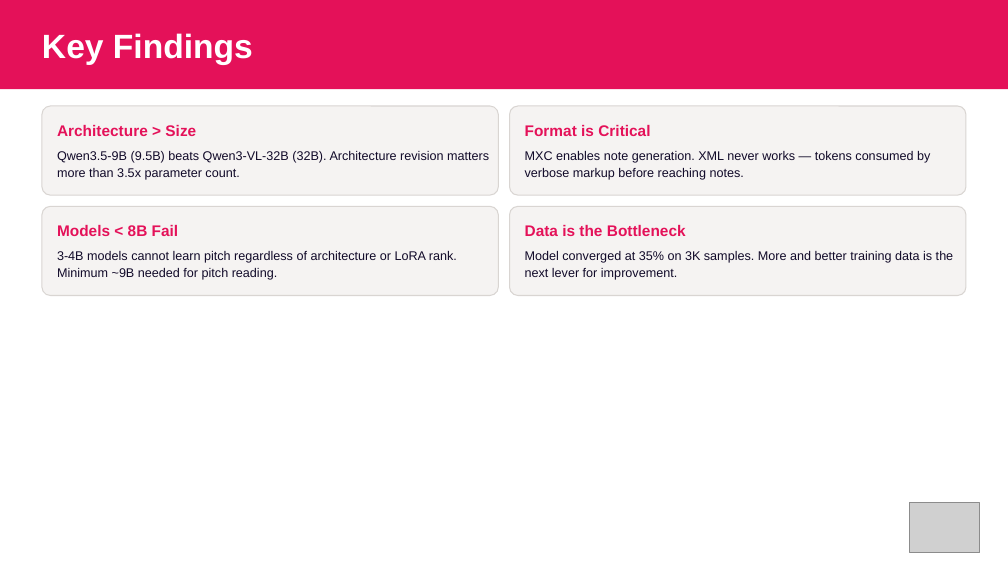
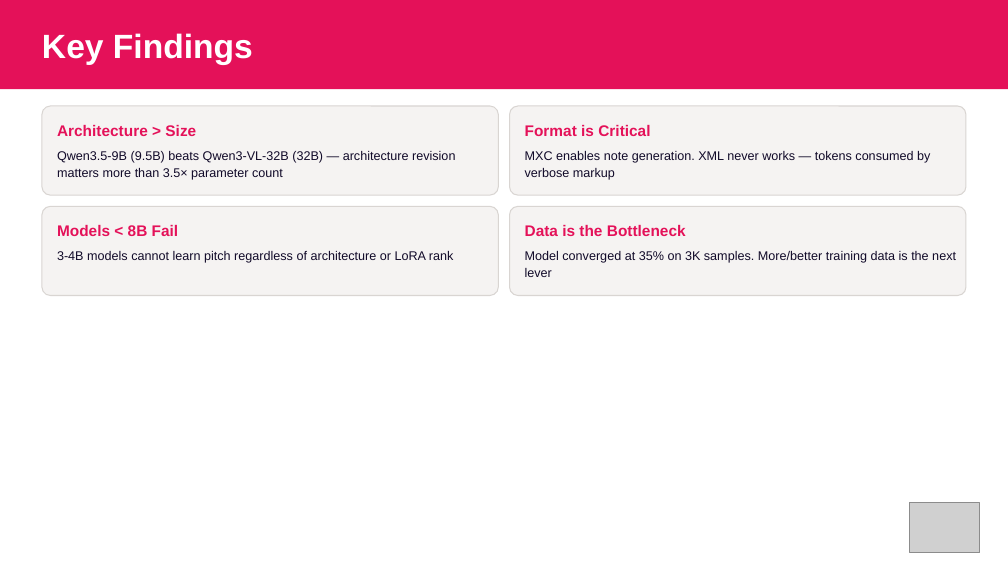
Before and after one commit to kungfuai/CVlization, a slide deck: slide 10 of examples/perception/optical_music_recognition/slides-omr-mxc/omr-mxc-results.pptx (slide 17 before the commit). Drawn at 1008x567 pixels with LibreOffice and Linux fonts; fonts in the diff are those of the drawing; grey boxes stand for pictures. Boxes give left, top, right and bottom in pixels: in the first picture for what was removed or moved away, otherwise in the second. Text is boxed around its words. In the diff, an @@ line names an element or a change of style, - is before the commit and + after.

Commit message:
Add 8K context, ablation study, training stability fixes for OMR
- train.py: per-run output dirs, bf16/8-bit quantization options,
  unsloth_train opt-in for grad-accum bug fix, strict_mxc fail-fast,
  warning logging for xml_to_mxc failures, MxcFailureTracker class
- generate.py: Level 6b/7a/7b/7c ablation variants
- 8K context configs for Level 6, 6b, 7, 7a-c (and a stable LR=5e-5
  variant for 6b that recovers from training instability)
- eval_run.py + eval.sh: standalone batch eval pipeline
- Reports split into date-prefixed docs:
  2026-04-01 context length & EOS, 2026-04-08 ablation & instability,
  2026-04-12 current findings
- Slides: omr-mxc-results 12-slide deck

```diff
--- a/examples/perception/optical_music_recognition/slides-omr-mxc/omr-mxc-results.pptx
+++ b/examples/perception/optical_music_recognition/slides-omr-mxc/omr-mxc-results.pptx
@@ text at box(57, 151, 455, 180): text changed @@
-Qwen3.5-9B (9.5B) beats Qwen3-VL-32B (32B). Architecture revision matters more than 3.5x parameter count.
+Qwen3.5-9B (9.5B) beats Qwen3-VL-32B (32B) — architecture revision matters more than 3.5× parameter count
@@ text at box(525, 151, 930, 180): text changed @@
-MXC enables note generation. XML never works — tokens consumed by verbose markup before reaching notes.
+MXC enables note generation. XML never works — tokens consumed by verbose markup
@@ text at box(57, 251, 454, 263): text changed @@
-3-4B models cannot learn pitch regardless of architecture or LoRA rank. Minimum ~9B needed for pitch reading.
+3-4B models cannot learn pitch regardless of architecture or LoRA rank
@@ text at box(525, 251, 956, 277): text changed @@
-Model converged at 35% on 3K samples. More and better training data is the next lever for improvement.
+Model converged at 35% on 3K samples. More/better training data is the next lever
```
Also in this commit, not shown: 8 other slides changed, 7 slides removed, 31 other files.
